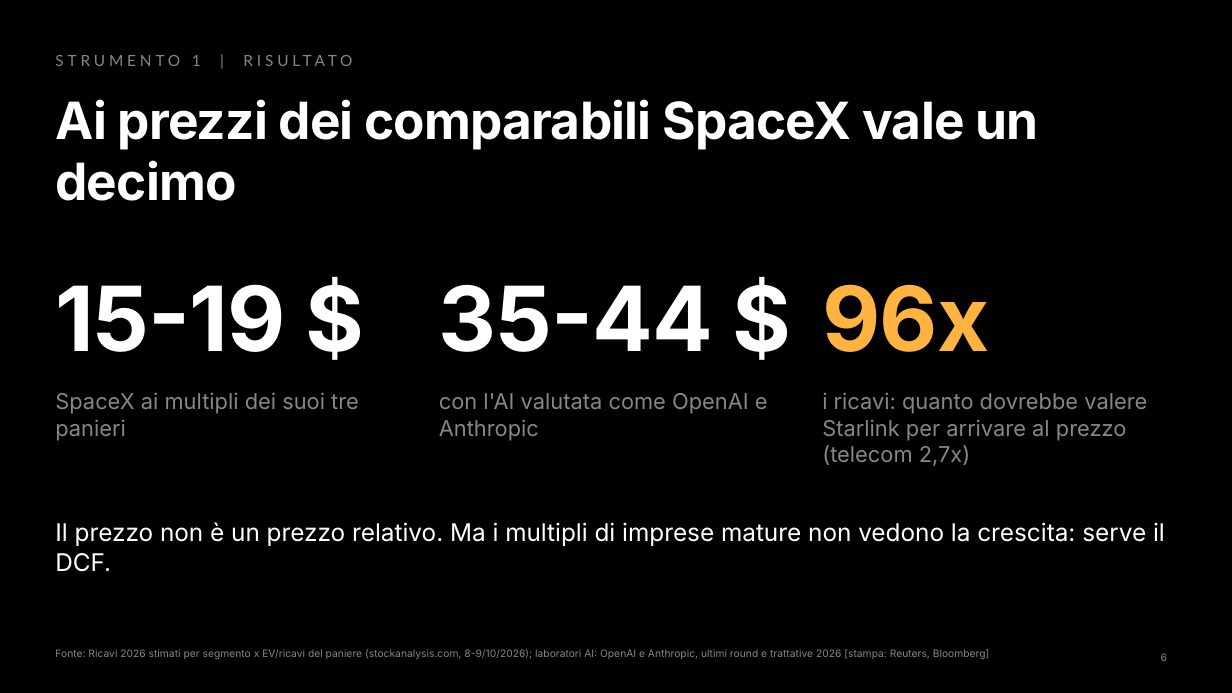
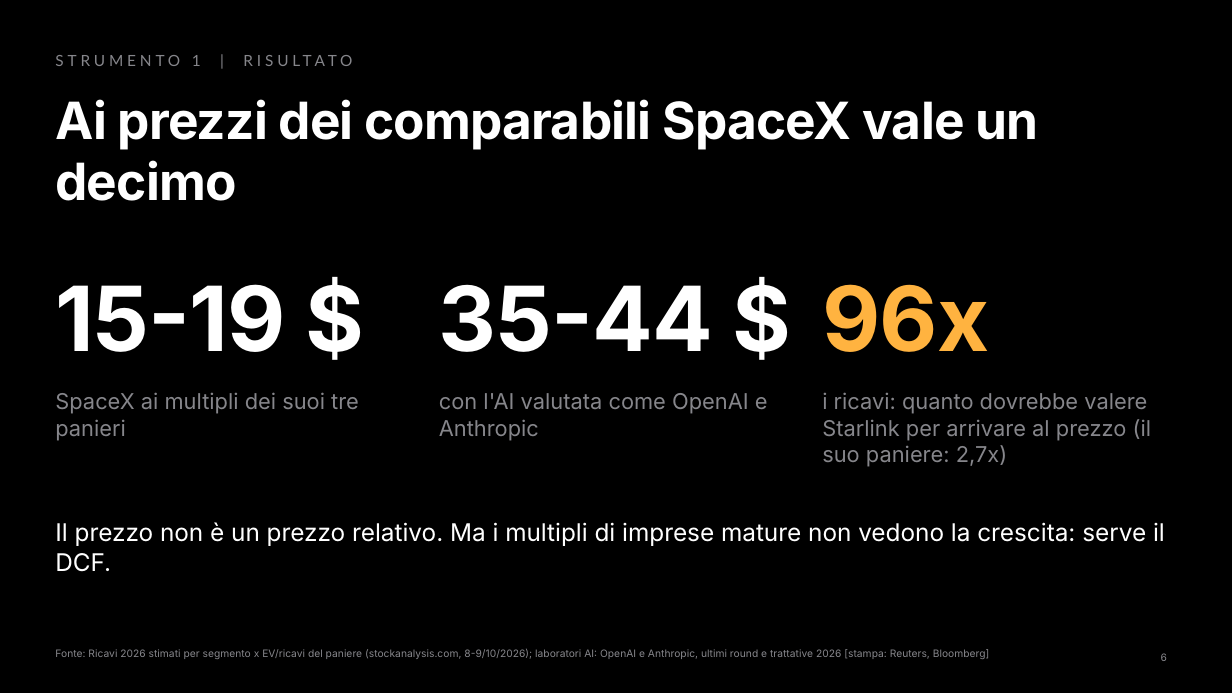
Before and after one commit to gherardo200-glitch/spacex-valutazione, a slide deck: slide 6 of documenti/SpaceX_prezzo_e_valore.pptx. Drawn at 1232x693 pixels with LibreOffice and Linux fonts; fonts in the diff are those of the drawing. Boxes give left, top, right and bottom in pixels: in the first picture for what was removed or moved away, otherwise in the second. Text is boxed around its words. In the diff, an @@ line names an element or a change of style, - is before the commit and + after.

```diff
--- a/documenti/SpaceX_prezzo_e_valore.pptx
+++ b/documenti/SpaceX_prezzo_e_valore.pptx
@@ text at (822, 392, 1152, 467): text changed @@
-i ricavi: quanto dovrebbe valere Starlink per arrivare al prezzo (telecom 2,7x)
+i ricavi: quanto dovrebbe valere Starlink per arrivare al prezzo (il suo paniere: 2,7x)
```
Also in this commit, not shown: 2 other slides changed, 4 other files.
